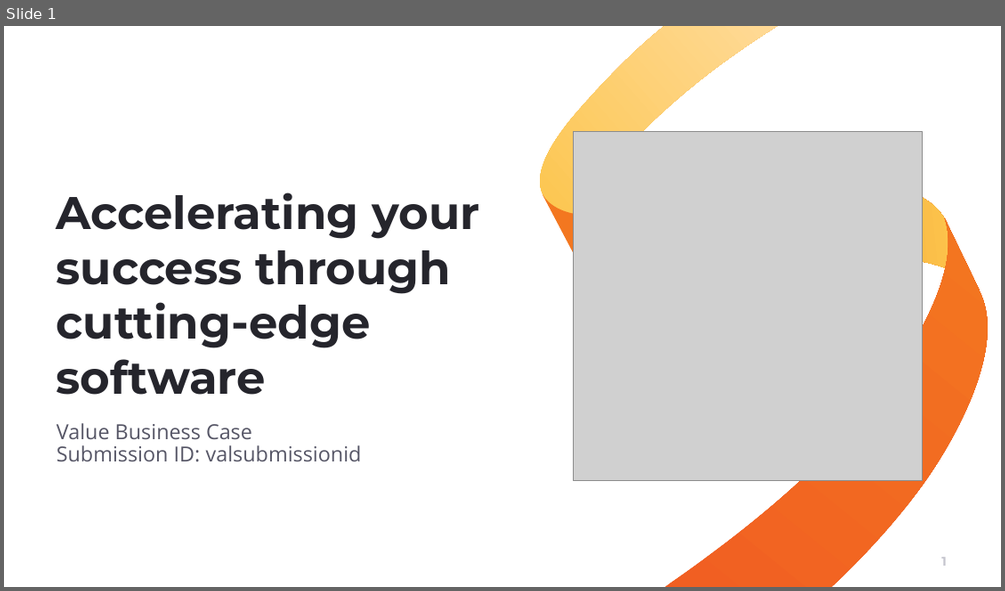
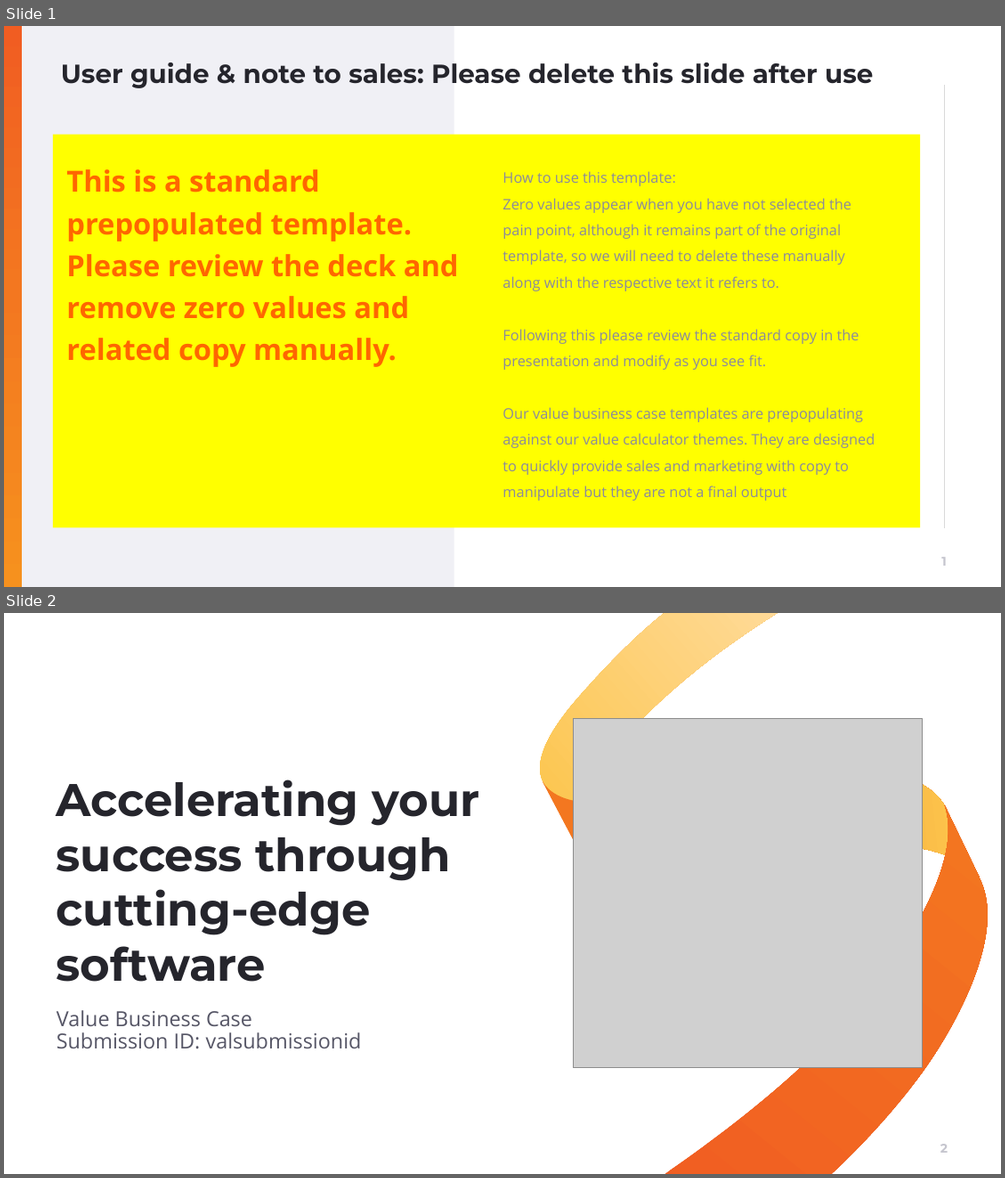
Before and after one commit to muratozdemirpiblo/ppt-api, a slide deck: sales.pptx. Shown one above the other, each under a label of ours: slide 1 before the commit, slides 1 and 2 after it. The pictures are 1005x591 and 1005x1178 pixels, drawn with LibreOffice and Linux fonts; fonts in the diff are those of the drawing; grey boxes stand for pictures; background and template pictures are left out. Boxes give left, top, right and bottom in pixels: in the first picture for what was removed or moved away, otherwise in the second. Text is boxed around its words. In the diff, an @@ line names an element or a change of style, - is before the commit and + after.

```diff
--- a/sales.pptx
+++ b/sales.pptx
@@ slide 1 added at [4, 26, 1001, 587], background #FFFFFF @@
@@ rectangle added at [4, 26, 22, 587], fill gradient #F15D22 to #F37720 to #F6911E @@
@@ rectangle added at [4, 26, 454, 587], fill #F0F0F5 @@
@@ rectangle added at [4, 26, 22, 587], fill gradient #F15D22 to #F37720 to #F6911E @@
@@ title added at [61, 62, 873, 88], 25.2 pt, text #25252C, bold @@
+User guide & note to sales: Please delete this slide after use
@@ line added from (944, 85) to (944, 528), #D9D9D9 0.5 pt @@
@@ rectangle added at [53, 135, 920, 528], fill #FFFF00 @@
@@ text added at [66, 169, 459, 367], 28 pt, text #FF6600, bold @@
+This is a standard prepopulated template. Please review the deck and remove zero values and related copy manually.
@@ text added at [502, 171, 874, 500], 14 pt, text #8A8A9D @@
+How to use this template:
+Zero values appear when you have not selected the pain point, although it remains part of the original template, so we will need to delete these manually along with the respective text it refers to.
+Following this please review the standard copy in the presentation and modify as you see fit.
+Our value business case templates are prepopulating against our value calculator themes. They are designed to quickly provide sales and marketing with copy to manipulate but they are not a final output
@@ page number added at [941, 556, 946, 565], 12 pt, text #C5C5CE, bold @@
+1
@@ what was slide 1 is now slide 2 @@
@@ page number at [940, 1143, 947, 1152]: text changed @@
-1
+2
```
Also in this commit, not shown: 5 slides changed, 1 other file.
